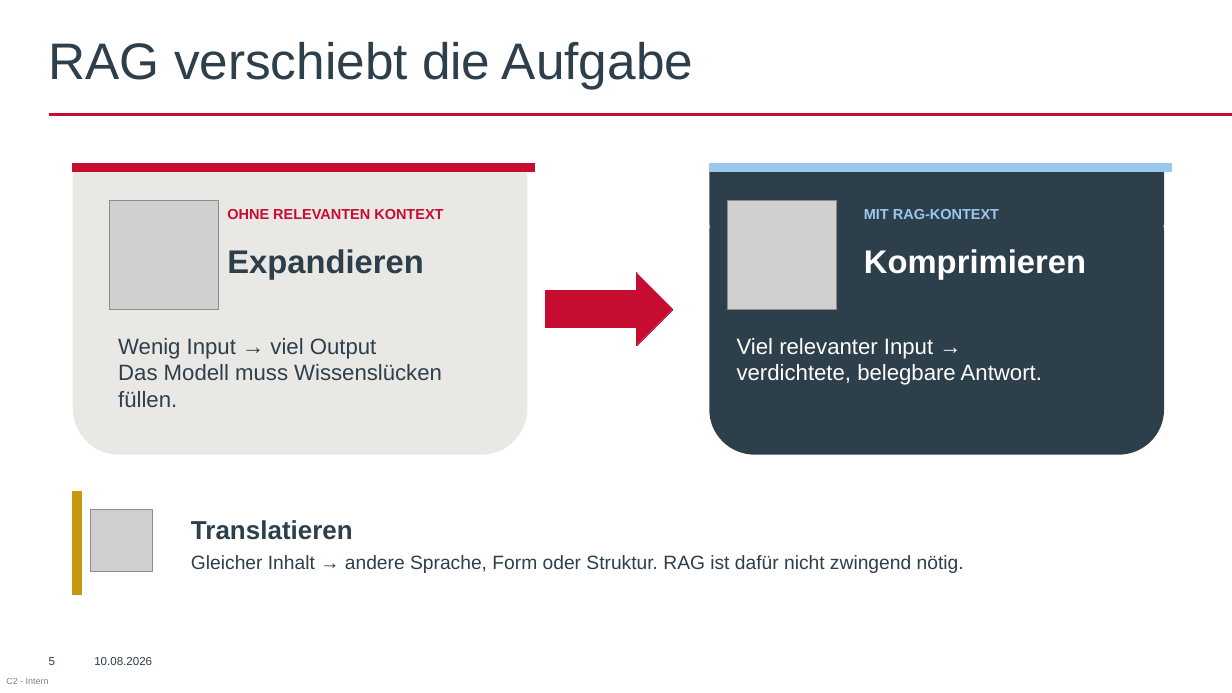
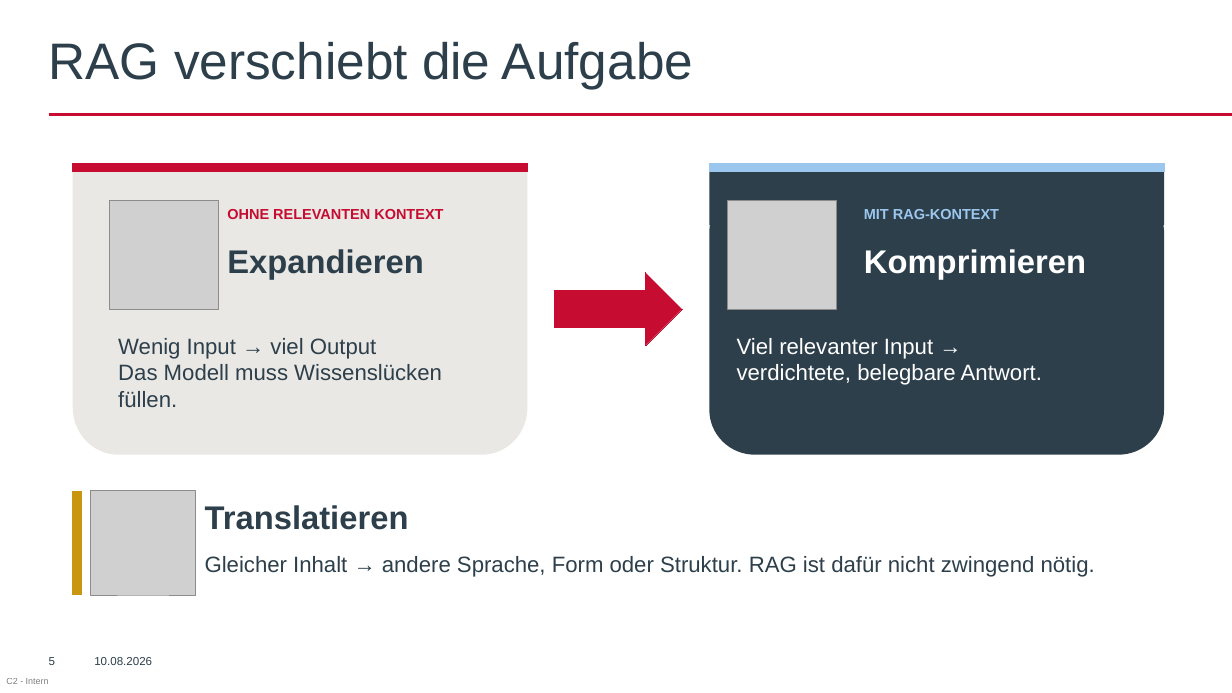
Before and after one commit to AkrosAG/RAG-Workshop, a slide deck: slide 5 of RAG_Workshop.pptx. Drawn at 1232x693 pixels with LibreOffice and Linux fonts; fonts in the diff are those of the drawing; grey boxes stand for pictures; background and template pictures are left out. Boxes give left, top, right and bottom in pixels: in the first picture for what was removed or moved away, otherwise in the second. Text is boxed around its words. In the diff, an @@ line names an element or a change of style, - is before the commit and + after.

```diff
--- a/RAG_Workshop.pptx
+++ b/RAG_Workshop.pptx
@@ rectangle: place and size @@
-rectangle at [73, 164, 535, 171]
+rectangle at [73, 164, 528, 171]
@@ rectangle: place and size @@
-rectangle at [710, 164, 1172, 171]
+rectangle at [710, 164, 1165, 171]
@@ right arrow: place and size @@
-right arrow at [546, 273, 674, 346]
+right arrow at [555, 273, 682, 346]
@@ picture: place and size @@
-picture at [91, 509, 152, 571]
+picture at [91, 491, 195, 595]
@@ text "Translatieren": place and size @@
-text "Translatieren" at [191, 520, 353, 540]
+text "Translatieren" at [205, 505, 409, 530]
@@ text "Translatieren" at [205, 505, 409, 530]: size 20.2 to 25.5 pt @@
@@ text "Gleicher Inhalt → andere Sprache, ...": place and size @@
-text "Gleicher Inhalt → andere Sprache, ..." at [191, 555, 964, 573]
+text "Gleicher Inhalt → andere Sprache, ..." at [205, 556, 1095, 577]
@@ text "Gleicher Inhalt → andere Sprache, ..." at [205, 556, 1095, 577]: size 15 to 17.3 pt @@
```
Also in this commit, not shown: 9 other slides changed.
